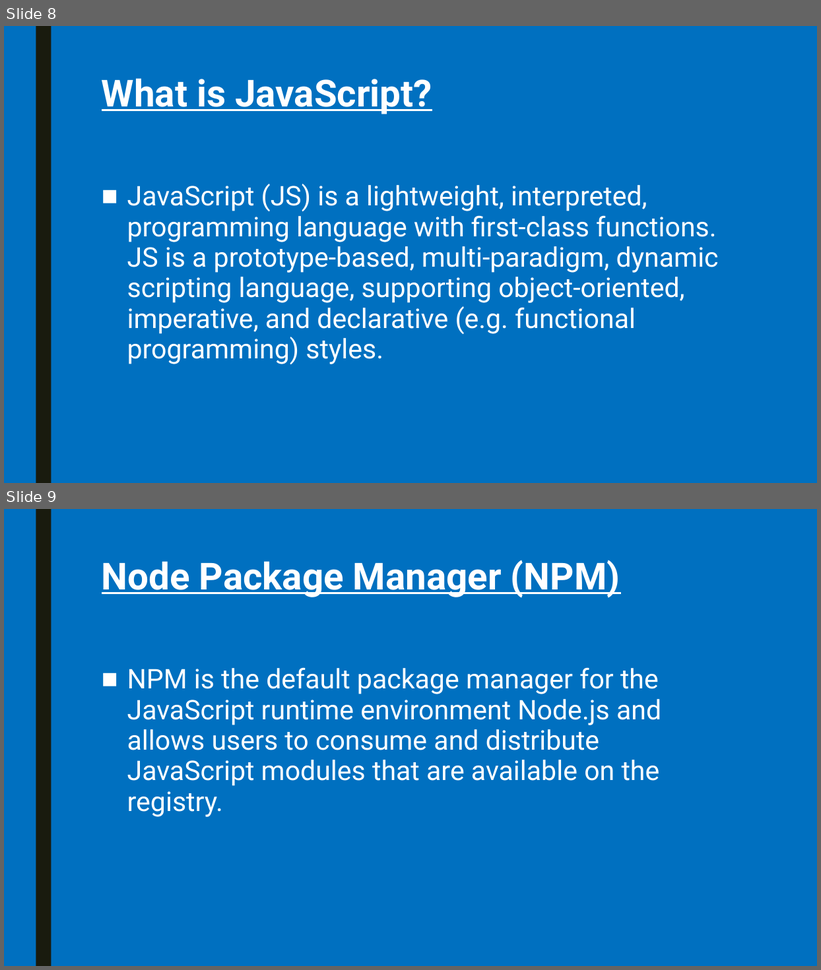
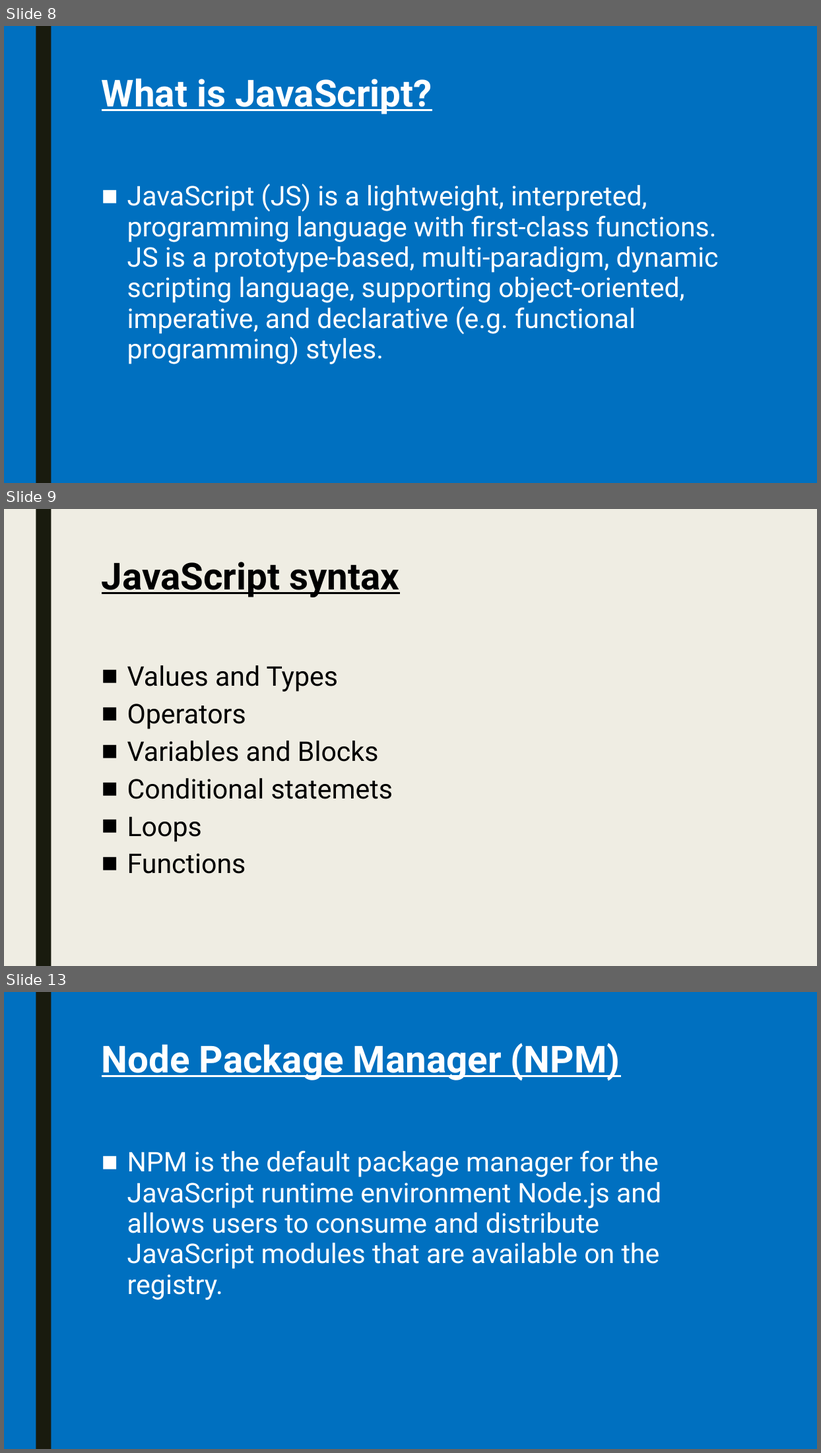
Before and after one commit to pkyurkchiev/mean-stack, a slide deck: slides/NodeJS.pptx. Shown one above the other, each under a label of ours: slides 8 and 9 before the commit, slides 8, 9 and 13 after it; the slides between them are not shown. The pictures are 821x970 and 821x1453 pixels, drawn with LibreOffice and Linux fonts; fonts in the diff are those of the drawing. Boxes give left, top, right and bottom in pixels: in the first picture for what was removed or moved away, otherwise in the second. Text is boxed around its words. In the diff, an @@ line names an element or a change of style, - is before the commit and + after.

```diff
--- a/slides/NodeJS.pptx
+++ b/slides/NodeJS.pptx
@@ slide 9 added at box(4, 509, 817, 966), background #EFEDE3; not listed: 1 template element that a slide beside it also shows @@
@@ title added at box(102, 562, 399, 597), 44 pt, text #000000, bold, underline @@
+JavaScript syntax
@@ text added at box(127, 665, 393, 874), 32 pt, text #000000 @@
+■ Values and Types
+■ Operators
+■ Variables and Blocks
+■ Conditional statemets
+■ Loops
+■ Functions
@@ what was slide 9 is now slide 13 @@
```
Also in this commit, not shown: 10 other slides added, 1 slide removed.
